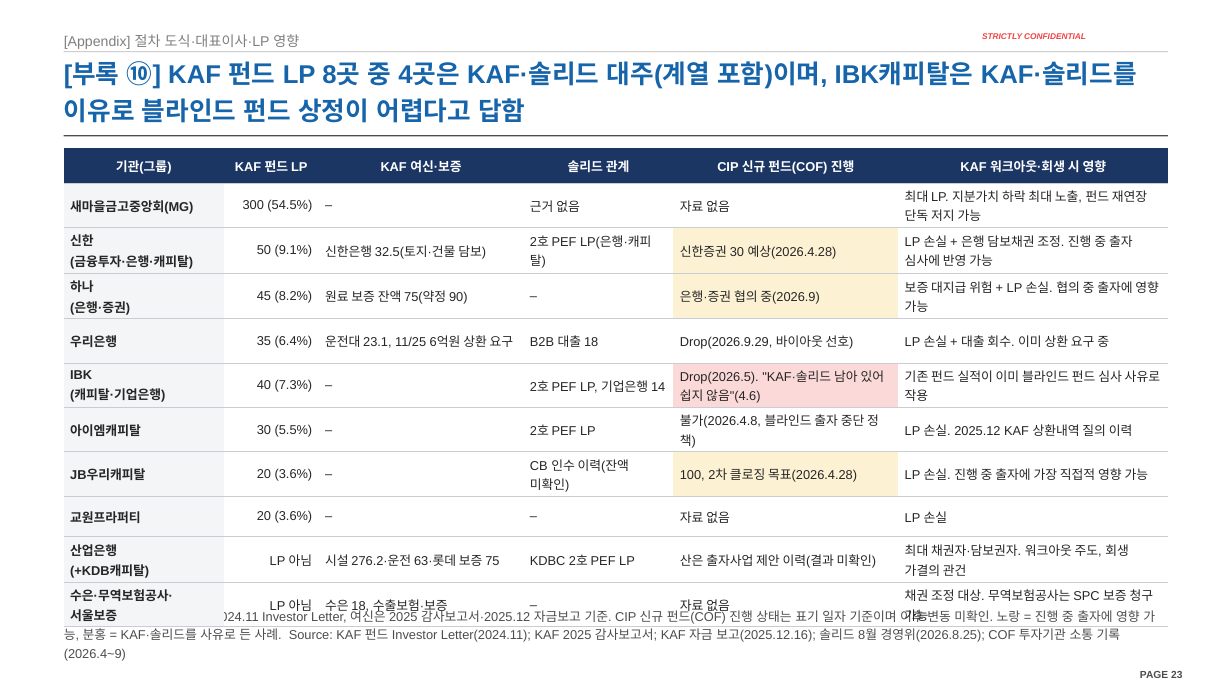
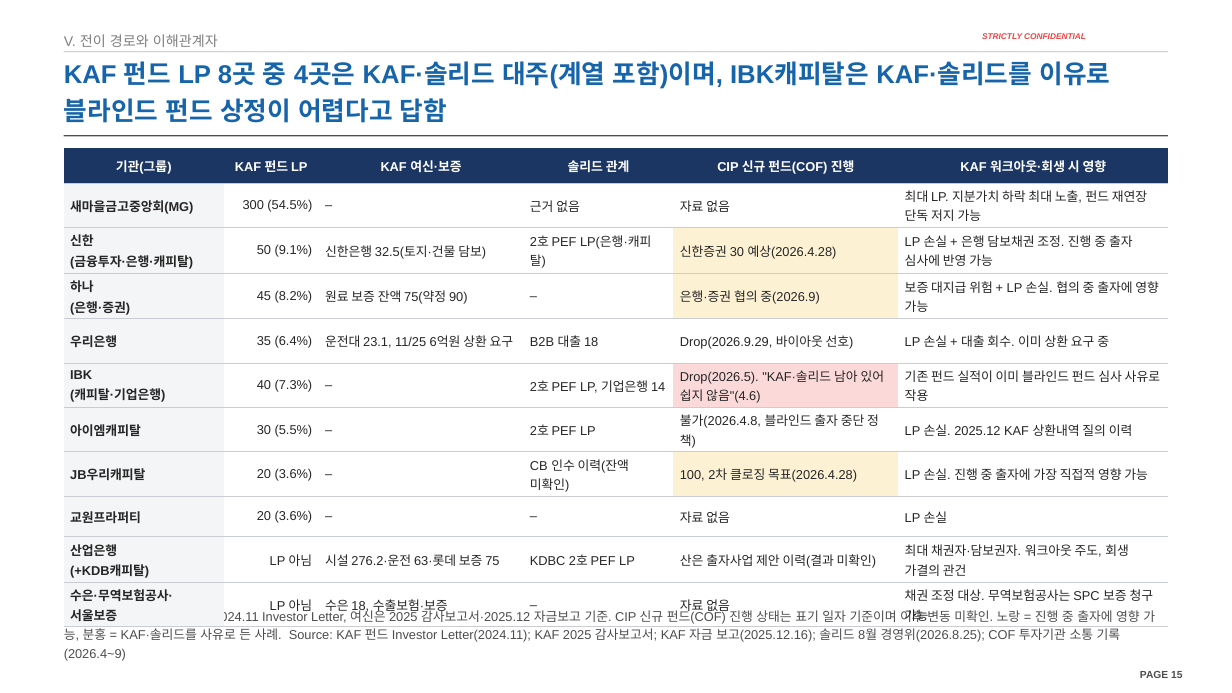
Before and after one commit to jogyesung/GS-Secretary, a slide deck: slide 15 of outputs/CIP_KAF_솔리드_자금조달차질_시나리오_20261118.pptx (slide 23 before the commit). Drawn at 1232x693 pixels with LibreOffice and Linux fonts; fonts in the diff are those of the drawing; background and template pictures are left out. Boxes give left, top, right and bottom in pixels: in the first picture for what was removed or moved away, otherwise in the second. Text is boxed around its words. In the diff, an @@ line names an element or a change of style, - is before the commit and + after.

```diff
--- a/outputs/CIP_KAF_솔리드_자금조달차질_시나리오_20261118.pptx
+++ b/outputs/CIP_KAF_솔리드_자금조달차질_시나리오_20261118.pptx
@@ text at <box>64,34,218,47</box>: text changed @@
-[Appendix] 절차 도식·대표이사·LP 영향
+V. 전이 경로와 이해관계자
@@ title at <box>64,61,1110,123</box>: text changed @@
-[부록 ⑩] KAF 펀드 LP 8곳 중 4곳은 KAF·솔리드 대주(계열 포함)이며, IBK캐피탈은 KAF·솔리드를 이유로 블라인드 펀드 상정이 어렵다고 답함
+KAF 펀드 LP 8곳 중 4곳은 KAF·솔리드 대주(계열 포함)이며, IBK캐피탈은 KAF·솔리드를 이유로 블라인드 펀드 상정이 어렵다고 답함
@@ page number at <box>1140,671,1182,678</box>: text changed @@
-PAGE 23
+PAGE 15
```
Also in this commit, not shown: 7 other slides changed, 2 slides added, 1 other file.
